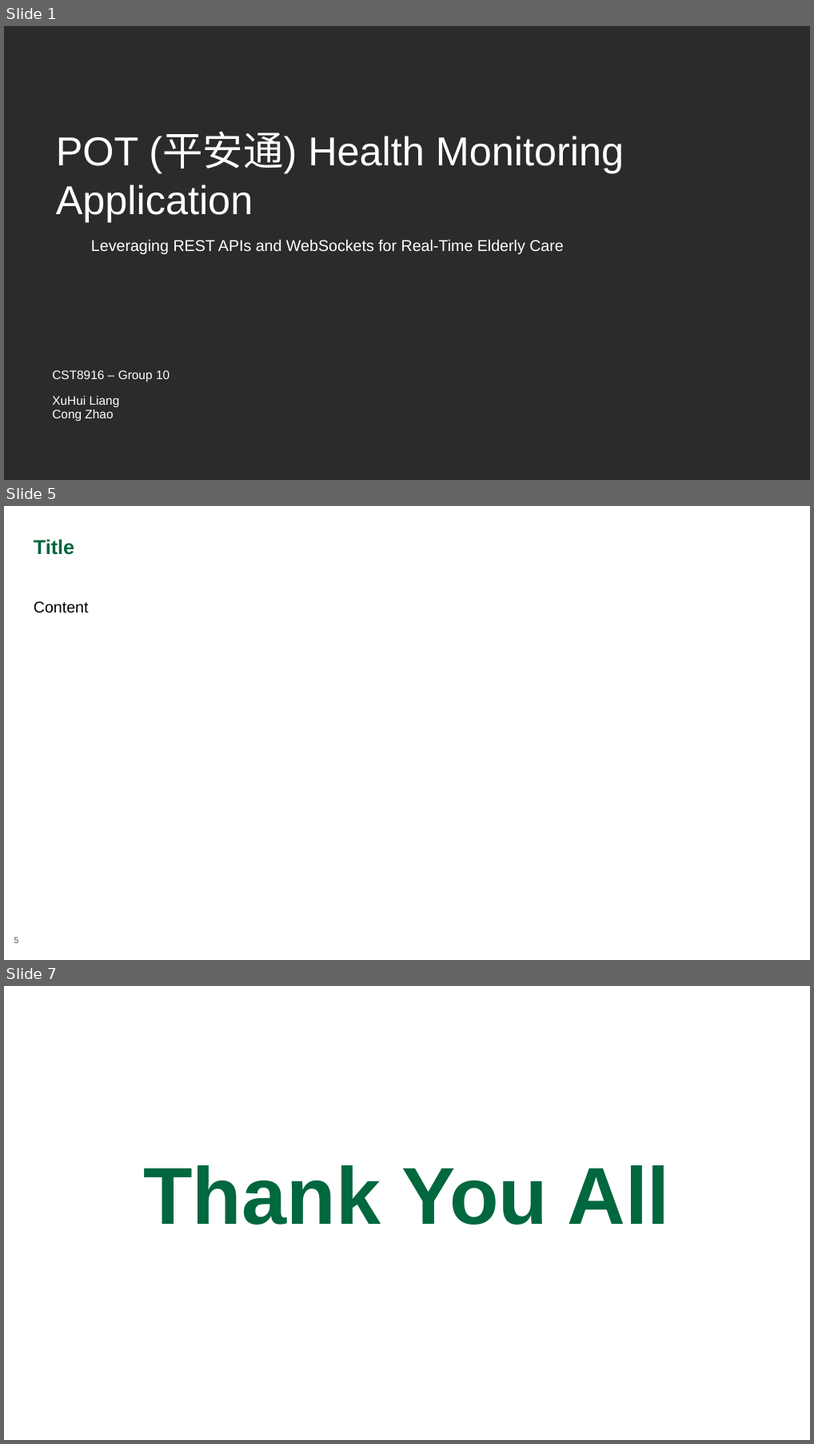
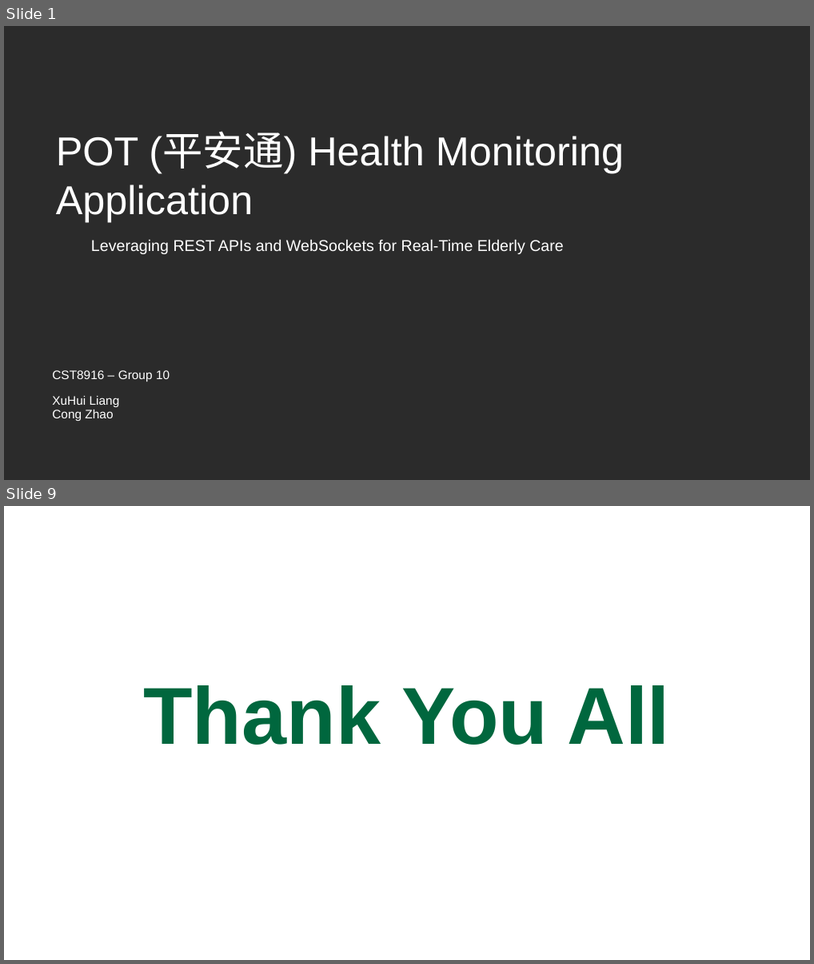
Before and after one commit to lian0138/CST8916_Assignment_1, a slide deck: Presentation.pptx. Shown one above the other, each under a label of ours: slides 1, 5 and 7 before the commit, slides 1 and 9 after it; the slides between them are not shown. The pictures are 814x1444 and 814x964 pixels, drawn with LibreOffice and Linux fonts; fonts in the diff are those of the drawing; background and template pictures are left out; a plain dark background stands for a picture behind light text. Boxes give left, top, right and bottom in pixels: in the first picture for what was removed or moved away, otherwise in the second. Text is boxed around its words. In the diff, an @@ line names an element or a change of style, - is before the commit and + after.

```diff
--- a/Presentation.pptx
+++ b/Presentation.pptx
@@ slide 5 removed at (4, 506, 810, 960), background #FFFFFF @@
@@ text removed at (34, 539, 74, 555) @@
-Title
@@ text removed at (34, 601, 89, 613) @@
-Content
@@ page number removed at (14, 936, 18, 943) @@
-5
@@ what was slide 7 is now slide 9 @@
```
Also in this commit, not shown: 1 slide changed, 6 slides added, 3 other slides removed, 2 other files.
